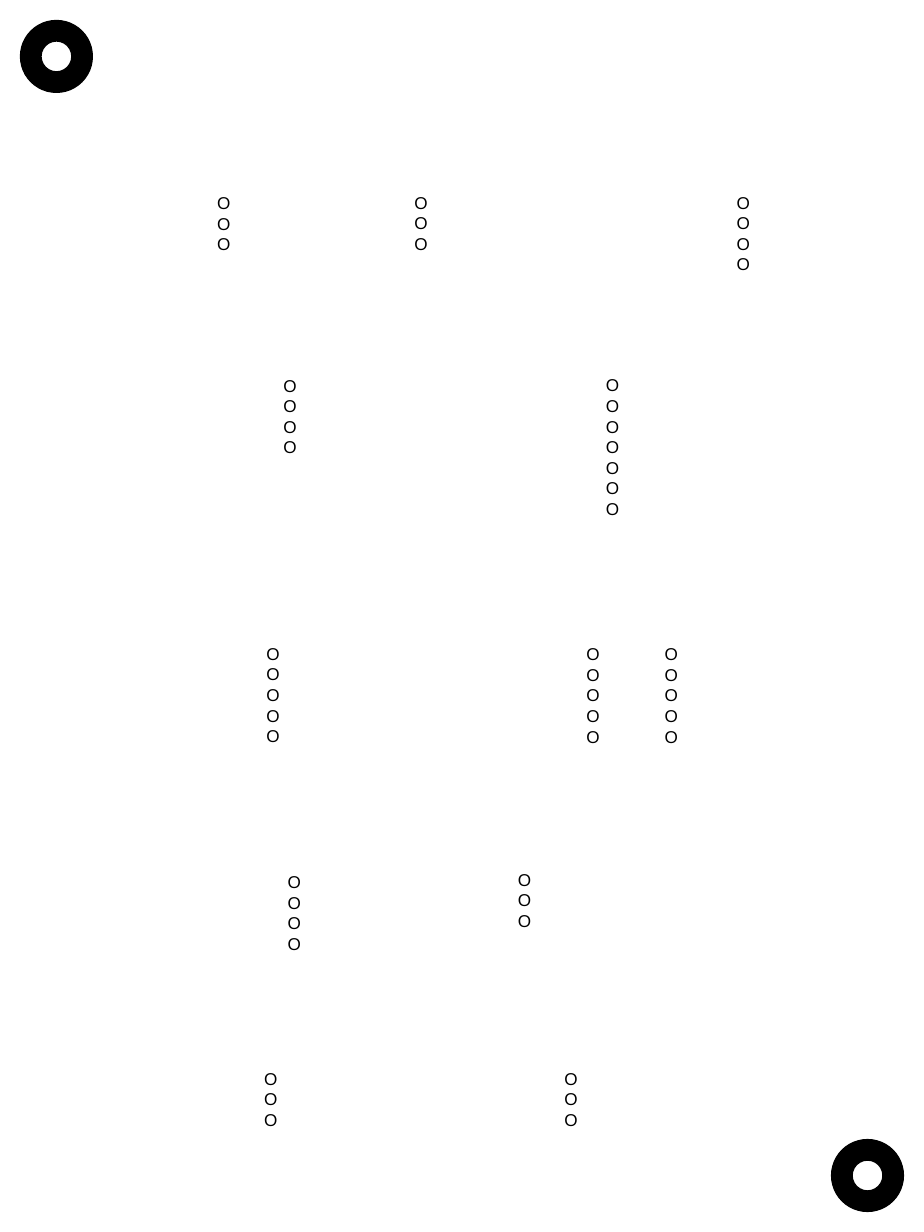
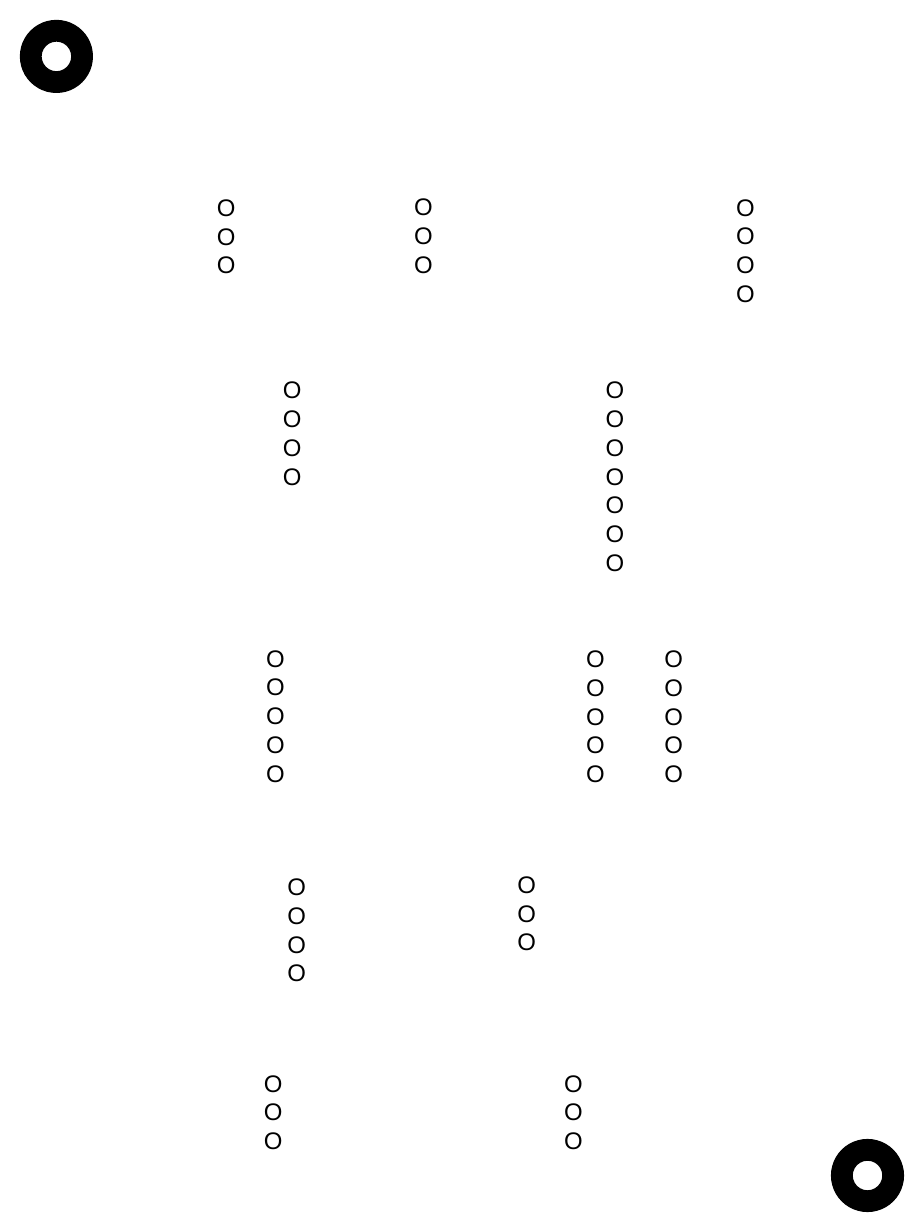
Before and after one commit to ferrufino/OpticalMarkRecognition, a slide deck: slide 2 of thane.ppt. Drawn at 924x1232 pixels with LibreOffice and Linux fonts; fonts in the diff are those of the drawing. Boxes give left, top, right and bottom in pixels: in the first picture for what was removed or moved away, otherwise in the second. Text is boxed around its words. In the diff, an @@ line names an element or a change of style, - is before the commit and + after.

```diff
--- a/thane.ppt
+++ b/thane.ppt
@@ size 10 to 14 pt in 12 elements at (414, 198, 433, 274), (264, 1075, 283, 1150), (517, 876, 536, 951), (217, 199, 236, 274), (564, 1075, 583, 1150), (287, 878, 306, 982), (283, 381, 302, 486), (736, 199, 755, 303), (664, 650, 683, 783), (586, 650, 605, 783), (266, 650, 285, 783), (606, 381, 625, 572) @@
```
Also in this commit, not shown: 17 other files.
